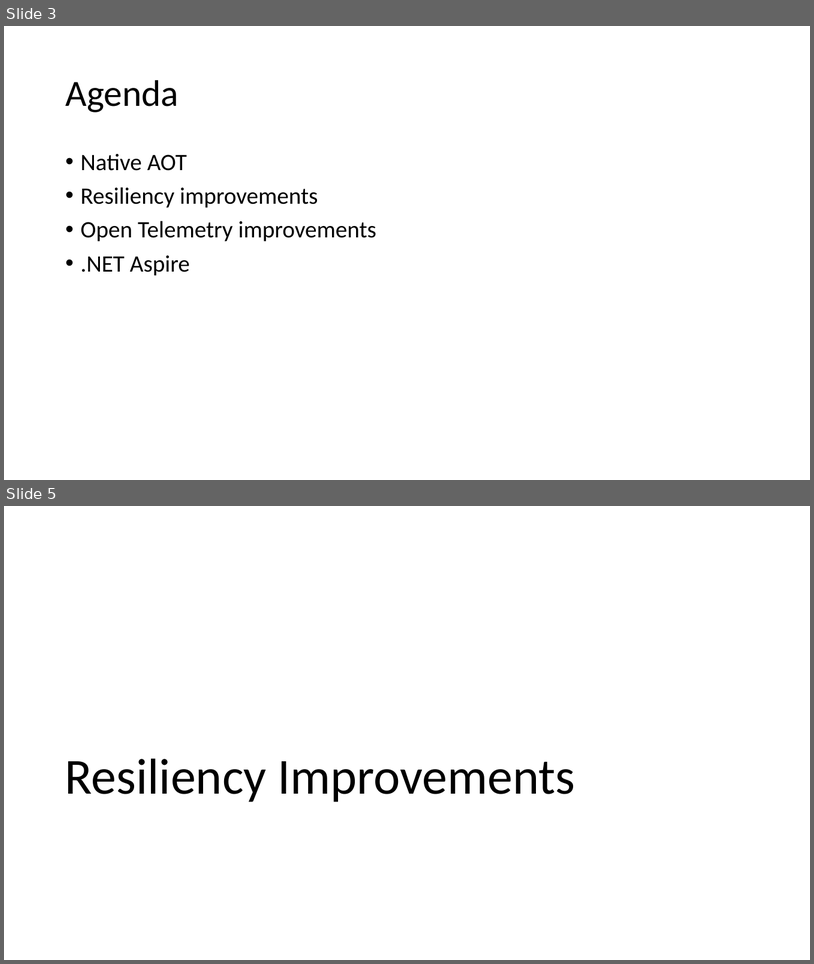
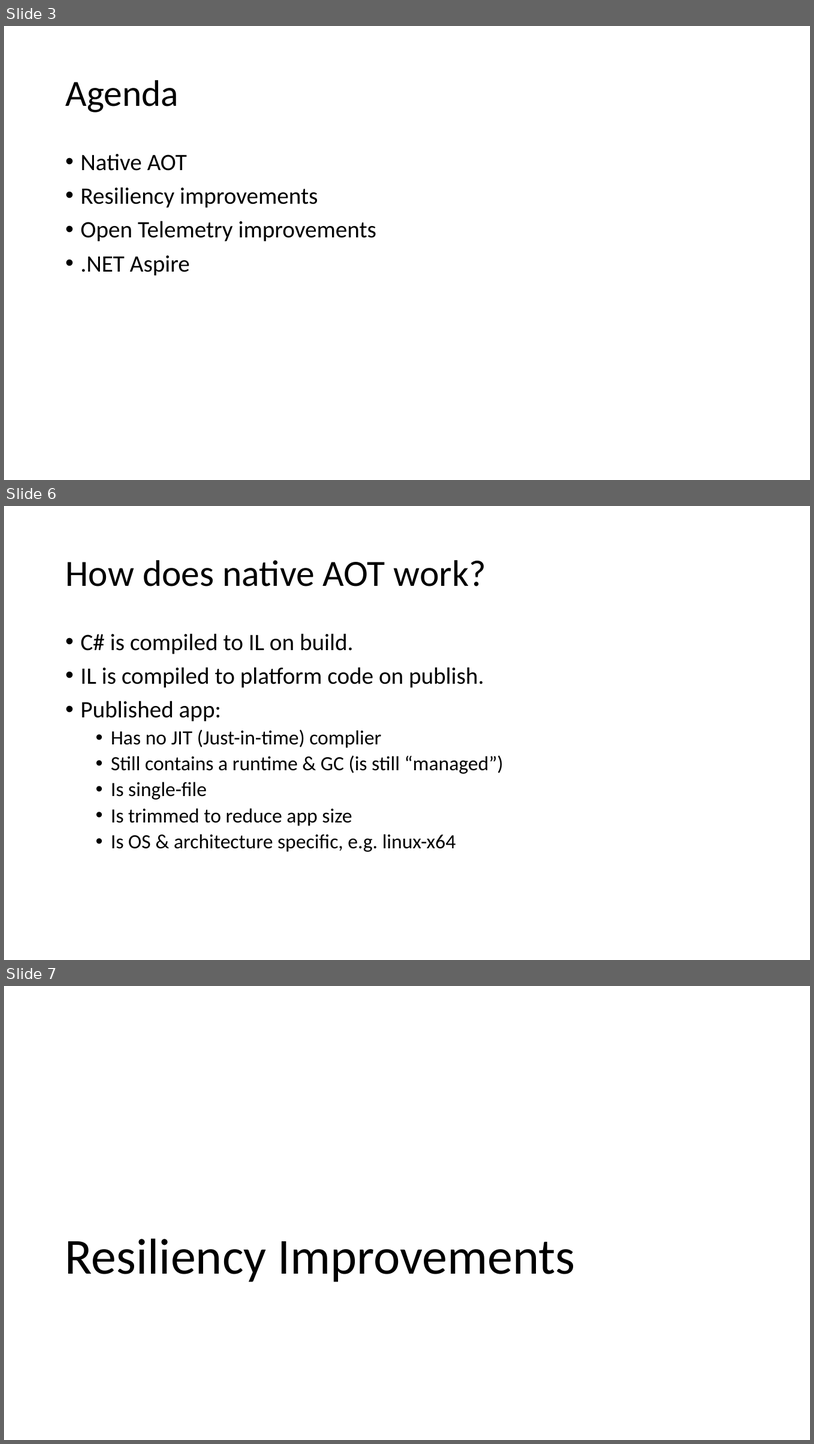
Before and after one commit to willvelida/talks, a slide deck: whats-new-cloud-native-dev-dotnet8/slide_deck.pptx. Shown one above the other, each under a label of ours: slides 3 and 5 before the commit, slides 3, 6 and 7 after it; the slides between them are not shown. The pictures are 814x964 and 814x1444 pixels, drawn with LibreOffice and Linux fonts; fonts in the diff are those of the drawing. Boxes give left, top, right and bottom in pixels: in the first picture for what was removed or moved away, otherwise in the second. Text is boxed around its words. In the diff, an @@ line names an element or a change of style, - is before the commit and + after.

```diff
--- a/whats-new-cloud-native-dev-dotnet8/slide_deck.pptx
+++ b/whats-new-cloud-native-dev-dotnet8/slide_deck.pptx
@@ slide 6 added at [4,506,810,960], background #FFFFFF @@
@@ title added at [65,560,486,586], 44 pt, text #000000 @@
+How does native AOT work?
@@ text added at [81,633,504,852], 24 pt, text #000000 @@
+• C# is compiled to IL on build.
+• IL is compiled to platform code on publish.
+• Published app:
+  • Has no JIT (Just-in-time) complier
+  • Still contains a runtime & GC (is still “managed”)
+  • Is single-file
+  • Is trimmed to reduce app size
+  • Is OS & architecture specific, e.g. linux-x64
@@ what was slide 5 is now slide 7 @@
```
Also in this commit, not shown: 1 slide changed, 3 other slides added.
